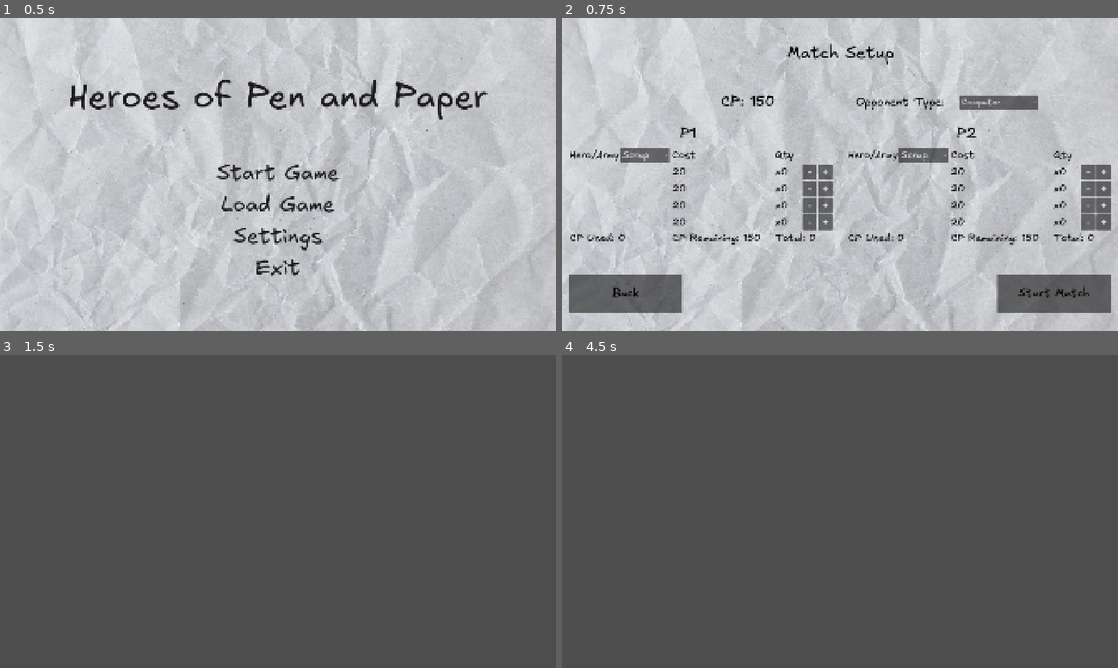
Above: before the commit, frames 1-4 (two rows, left to right).
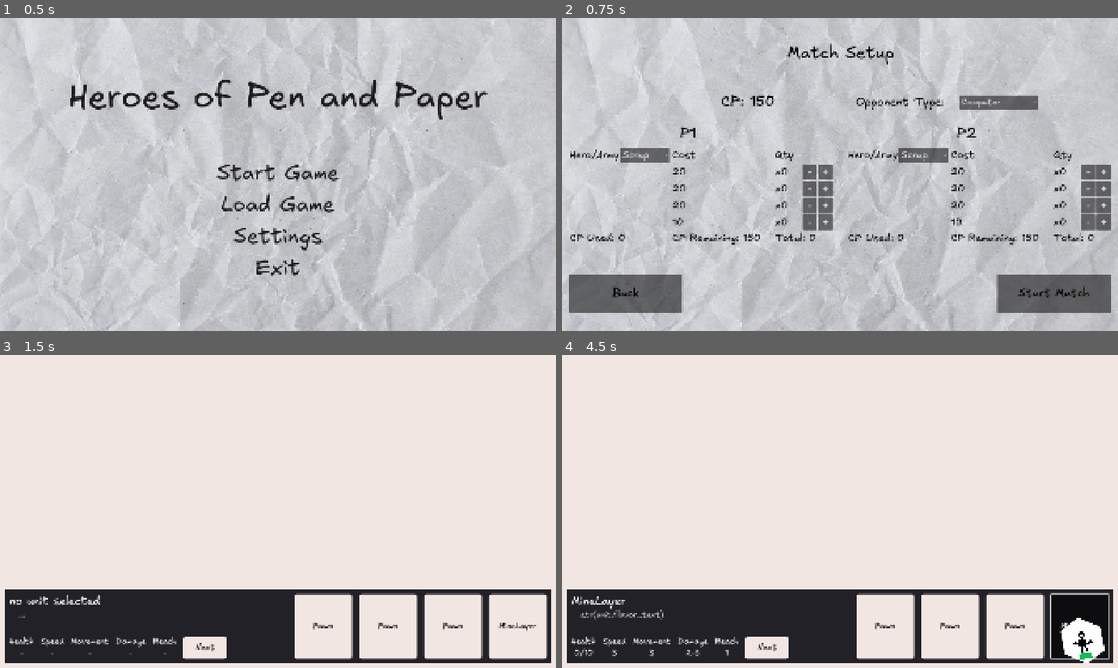
Above: after the commit, the same moments.

Repository: stvnnfrl/Portfolio
Game: Godot game, scene res://screens/main_menu/main_menu.tscn
The game is run twice, just before and just after one commit, with the same random seed, the same clock (stepped at 60 frames per second) and the same inputs. The engine's default icon, where the game draws it, is replaced by a stand-in: a white triangle on a blue panel in a dark square.
Inputs (mouse positions are in pixels of both pictures, inside the frame that each line leads up to):
- Up to frame 1 (0.5 s): no input
- Up to frame 2 (0.75 s): click "Start Game" at 0.5 s
- Up to frame 3 (1.5 s): click "Start Match" at 1.25 s
- Up to frame 4 (4.5 s): click (884, 627) at 2 s, where only the run after the commit has a clickable "Pawn"; click (951, 627) at 2.75 s, where only the run after the commit has a clickable "Pawn"; click (1012, 627) at 3.5 s, where only the run after the commit has a clickable "Pawn"; click (1079, 627) at 4.25 s, where only the run after the commit has a clickable "MineLayer"

Frame 1 is identical in both runs. In frame 2, less than 0.1% of the frame differs, in the area x 19-73%, y 63-67%; in frame 3, 99%; in frame 4, 100%, in the area x 0-100%, y 0-100%.
Error before the commit: Attempt to call function 'init' in base 'null instance' on a null instance. (res://autoloads/scene_manager.gd:19)

Commit message:
fixed interactions between pregame and scene manager, fixed Unit handling in pregame for the Unit change from Sprite2D to Node2D, and made Units use @exports instead of @onreadys

Diff:
--- a/hpp/army/Monarch/monarch.tscn
+++ b/hpp/army/Monarch/monarch.tscn
@@ -1,12 +1,13 @@
-[gd_scene load_steps=4 format=3 uid="uid://b0jg168eih2j1"]
+[gd_scene load_steps=5 format=3 uid="uid://b0jg168eih2j1"]
 
 [ext_resource type="Texture2D" uid="uid://b3eod7vx82xu0" path="res://icon.svg" id="1_agasc"]
 [ext_resource type="Script" uid="uid://bw3mkpsjo4d7e" path="res://army/Monarch/monarch_hero.gd" id="2_w4bdr"]
 [ext_resource type="PackedScene" uid="uid://cg6igungbqd2u" path="res://army/Monarch/Pawn.tscn" id="3_t2fc8"]
+[ext_resource type="PackedScene" uid="uid://djy3tn7w8mt30" path="res://army/test_units/mine_layer.tscn" id="4_w4bdr"]
 
 [node name="Monarch" type="Sprite2D"]
 modulate = Color(1, 1, 0, 1)
 texture = ExtResource("1_agasc")
 script = ExtResource("2_w4bdr")
-units = Array[PackedScene]([ExtResource("3_t2fc8"), ExtResource("3_t2fc8"), ExtResource("3_t2fc8"), ExtResource("3_t2fc8")])
+units = Array[PackedScene]([ExtResource("3_t2fc8"), ExtResource("3_t2fc8"), ExtResource("3_t2fc8"), ExtResource("4_w4bdr")])
 metadata/_custom_type_script = "uid://6t3vhpqhegoj"
--- a/hpp/army/base_unit/unit.gd
+++ b/hpp/army/base_unit/unit.gd
@@ -16,9 +16,9 @@
 var cubic_pos : Vector3i
 var army_id : int
 
-@onready var anim_sprite : AnimatedSprite2D = $AnimatedPixelArt
-@onready var hex_halo : Sprite2D = $HexHalo
-@onready var health_bar : ProgressBar = $HealthBar
+@export var anim_sprite : AnimatedSprite2D
+@export var hex_halo : Sprite2D
+@export var health_bar : ProgressBar
 
 func _ready() -> void:
 	health = max_health
--- a/hpp/army/test_units/mine_layer.tscn
+++ b/hpp/army/test_units/mine_layer.tscn
@@ -25,7 +25,7 @@
 "speed": 5.0
 }]
 
-[node name="MineLayer" instance=ExtResource("1_pucm5")]
+[node name="MineLayer" node_paths=PackedStringArray("anim_sprite", "hex_halo", "health_bar") instance=ExtResource("1_pucm5")]
 max_health = 10
 speed = 3
 movement = 3
@@ -33,6 +33,9 @@
 dmg_max = 3
 reach = 1
 cost = 10
+anim_sprite = NodePath("AnimatedPixelArt")
+hex_halo = NodePath("HexHalo")
+health_bar = NodePath("HealthBar")
 
 [node name="AnimatedPixelArt" parent="." index="1"]
 position = Vector2(2, 0)
--- a/hpp/army/test_units/pawn.tscn
+++ b/hpp/army/test_units/pawn.tscn
@@ -25,7 +25,7 @@
 "speed": 5.0
 }]
 
-[node name="Pawn" instance=ExtResource("1_jurm8")]
+[node name="Pawn" node_paths=PackedStringArray("anim_sprite", "hex_halo", "health_bar") instance=ExtResource("1_jurm8")]
 max_health = 4
 speed = 6
 movement = 1
@@ -33,6 +33,9 @@
 dmg_max = 10
 reach = 1
 cost = 1
+anim_sprite = NodePath("AnimatedPixelArt")
+hex_halo = NodePath("HexHalo")
+health_bar = NodePath("HealthBar")
 
 [node name="AnimatedPixelArt" parent="." index="1"]
 position = Vector2(7, 0)
--- a/hpp/autoloads/scene_manager.gd
+++ b/hpp/autoloads/scene_manager.gd
@@ -13,11 +13,13 @@
 	get_tree().change_scene_to_file(match_setup_path)
 
 func load_pre_game(hero1: Hero, unit_counts1 : Array[int], hero2: Hero, unit_counts2: Array[int]):
+	var pregame = pre_game.instantiate()
+	pregame.init(hero1, unit_counts1, hero2, unit_counts2)
+
 	var tree = get_tree()
 	tree.unload_current_scene()
-	tree.current_scene = pre_game.instantiate()
-	tree.current_scene.init(hero1, unit_counts1, hero2, unit_counts2)
-	tree.root.add_child(tree.current_scene)
+	tree.call_deferred("set_current_scene", pregame)
+	tree.root.add_child(pregame)
 
 func load_battlefield(hero1: Hero, units1: Array[Unit], hero2: Hero, units2: Array[Unit]):
 	var tree = get_tree()
--- a/hpp/screens/battle/pregame/cursor_unit_preview.gd
+++ b/hpp/screens/battle/pregame/cursor_unit_preview.gd
@@ -1,4 +1,4 @@
-extends Sprite2D
+extends Node2D
 
 # unit sprite size
 # TODO: should probably be relative to grid size
@@ -9,9 +9,30 @@
 # we can add scale multipliers to the unit
 var base_scale: Vector2 = Vector2.ONE
 
+var unit_preview: Unit = null
+
 func _on_pregame_selected_unit_updated(unit: Unit) -> void:
-	texture = unit.texture if unit != null else null
-	base_scale = size / texture.get_size() if texture != null else Vector2.ONE
+	if unit_preview != null:
+		unit_preview.queue_free()
+
+	if unit == null:
+		return
+
+	base_scale = Vector2.ONE
+	if unit.anim_sprite != null:
+		unit_preview = unit.duplicate()
+		base_scale /= unit.anim_sprite.scale
+		var base_texture = unit.anim_sprite.sprite_frames.get_frame_texture("idle", 0)
+		base_scale *= size / base_texture.get_size()
+	elif unit.get("texture") != null:  # Sprite2D Unit fallback
+		unit_preview = unit.duplicate()
+		var base_texture = unit_preview.texture
+		base_scale *= size / base_texture.get_size()
+
+	if unit_preview == null:
+		return
+
+	add_child(unit_preview)
 
 
 # drag animation
--- a/hpp/screens/battle/pregame/grid.gd
+++ b/hpp/screens/battle/pregame/grid.gd
@@ -75,15 +75,8 @@
 
 func create_unit_at(screen_coordinates: Vector2, unit_type: Unit) -> Node2D:
 	var new_unit = unit_type.duplicate()
-
-	# make sizes consistent between units
-	var current_size = new_unit.texture.get_size()
-	new_unit.scale = Vector2(cubic_coords.size / current_size.x, cubic_coords.size / current_size.y)
-
 	new_unit.position = screen_coordinates
-
 	add_child(new_unit)
-
 	return new_unit
 
 func _on_pregame_units_updated(_units: Array[Unit]) -> void:
--- a/hpp/screens/battle/pregame/pregame.gd
+++ b/hpp/screens/battle/pregame/pregame.gd
@@ -73,15 +73,3 @@
 		current_unit_counts = _unit_counts2
 	else:
 		SceneManager.load_game_over()
-
-
-# initialize with testing data
-
-@export var test_unit_texture_atlas: Texture2D
-
-var monarch: Hero = load("res://army/Monarch/monarch.tscn").instantiate()
-
-func _ready() -> void:
-	init \
-		( monarch, [ 1, 2, 3, 4 ]
-		, monarch, [ 4, 3, 2, 1 ] )
--- a/hpp/screens/battle/pregame/pregame.tscn
+++ b/hpp/screens/battle/pregame/pregame.tscn
@@ -1,9 +1,8 @@
-[gd_scene load_steps=12 format=3 uid="uid://2n3ubcoaq1l"]
+[gd_scene load_steps=11 format=3 uid="uid://2n3ubcoaq1l"]
 
 [ext_resource type="Script" uid="uid://5efmd7mno0ok" path="res://screens/battle/pregame/pregame.gd" id="1_k75mm"]
 [ext_resource type="Theme" uid="uid://cgfpt6lxvjk8f" path="res://screens/battle/pregame/main_theme.tres" id="1_ug2bj"]
 [ext_resource type="ButtonGroup" uid="uid://c1c4e40h75iab" path="res://screens/battle/pregame/selected_unit.tres" id="2_ote4s"]
-[ext_resource type="Texture2D" uid="uid://c0n0ah6i7t2xh" path="res://screens/battle/pregame/test_unit_textures.png" id="2_rrnwb"]
 [ext_resource type="Script" uid="uid://p2gqkn7gn1a1" path="res://screens/battle/pregame/unit_info.gd" id="3_5qa4y"]
 [ext_resource type="Script" uid="uid://cfe1mjyw2cuqm" path="res://screens/battle/pregame/grid.gd" id="3_u80o1"]
 [ext_resource type="Script" uid="uid://cj2rbjop1ymw7" path="res://hex_grid/cubic_coords.gd" id="4_jfu4o"]
@@ -24,7 +23,6 @@
 grow_horizontal = 2
 grow_vertical = 2
 script = ExtResource("1_k75mm")
-test_unit_texture_atlas = ExtResource("2_rrnwb")
 
 [node name="Grid" type="ColorRect" parent="." node_paths=PackedStringArray("state")]
 layout_mode = 1
@@ -201,7 +199,7 @@
 button_group = ExtResource("2_ote4s")
 text = "Unit 4"
 
-[node name="CursorUnitPreview" type="Sprite2D" parent="."]
+[node name="CursorUnitPreview" type="Node2D" parent="."]
 script = ExtResource("6_5qa4y")
 
 [connection signal="selected_unit_updated" from="." to="Main/Padding/Main/Info" method="_on_pregame_selected_unit_updated"]
